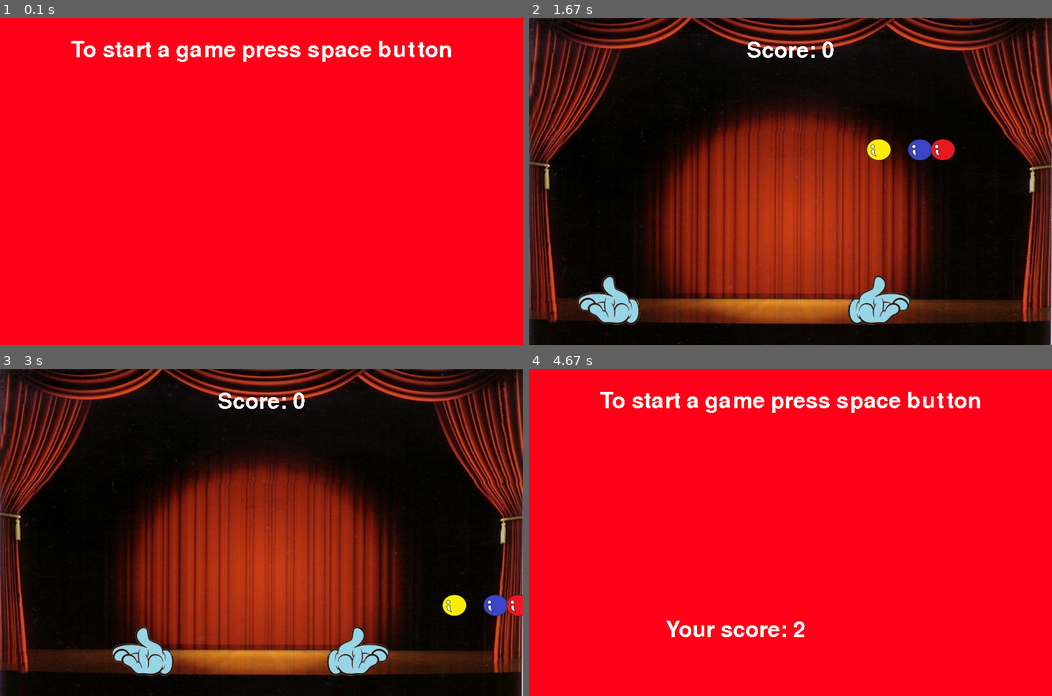
Above: before the commit, frames 1-4 (two rows, left to right).
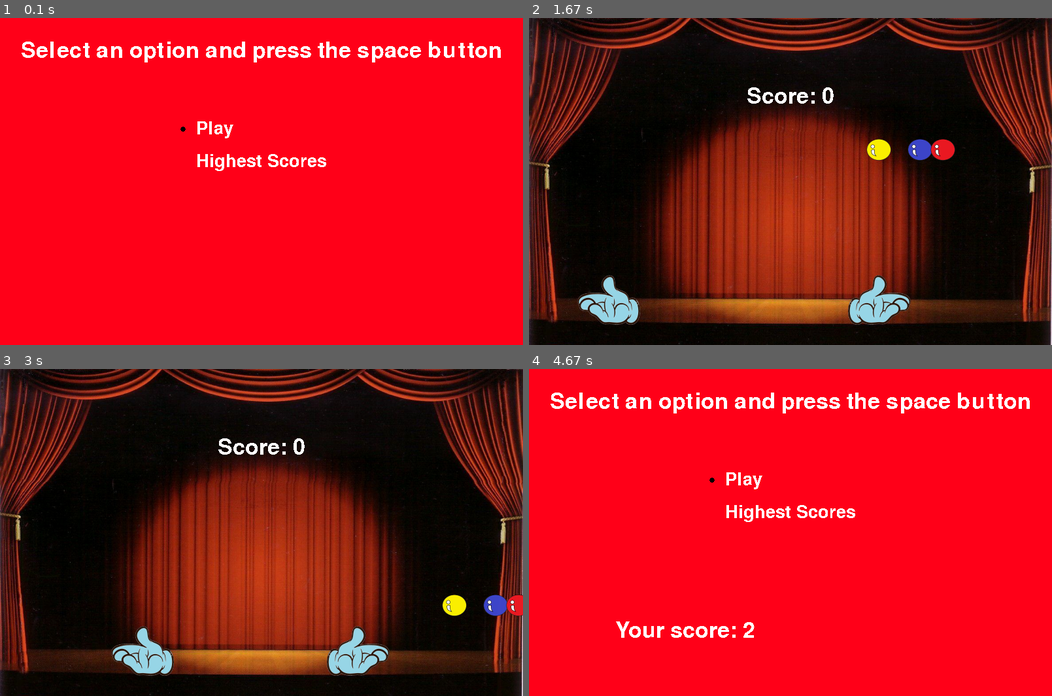
Above: after the commit, the same moments.

Repository: finziamit/PyGame
Game: pygame game, started from 2nd game/Juggle.py
Two runs of this game, one before a commit and one after it. Both use one fixed random seed, a clock stepped at 60 frames per second and the inputs below.
Inputs:
- Up to frame 1 (0.1 s): no input
- Up to frame 2 (1.67 s): tap Space at 0.33 s; hold Right 0.67-1.13 s; hold Left from 1.17 s (still down); hold A from 1.17 s (still down)
- Up to frame 3 (3 s): release Left at 1.7 s; release A at 1.7 s; hold Left 1.73-2.13 s; hold A 1.73-2.13 s; hold Right 2.17-2.8 s; hold D 2.17-2.8 s; hold Left from 2.83 s (still down); hold A from 2.83 s (still down)
- Up to frame 4 (4.67 s): release Left at 3.3 s; release A at 3.3 s; hold Right 3.33-3.8 s; hold D 3.33-3.8 s; hold Right 3.83-4.3 s; hold D 3.83-4.3 s

The runs differ from the first frame. In frame 1, 2.5% of the frame differs, in the area x 4-96%, y 7-47%; in frame 2, 0.6%; in frame 3, 0.6%; in frame 4, 3.3%, in the area x 4-96%, y 7-83%.

Commit message:
Add choice format to main screen

Diff:
--- a/2nd game/Juggle.py
+++ b/2nd game/Juggle.py
@@ -142,12 +142,25 @@
     yellow_ball = Ball('2nd game/graphics/balls/yellow_ball.png')
 
     test_font = font.Font(None, 50)
+    score_display_font = font.Font(None, 40)
+
     game_deactivated_screen_color = (255,0,24)
-    instructions_text_surface = test_font.render("To start a game press space button", False, 'white')
+    instructions_text_surface = test_font.render("Select an option and press the space button", False, 'white')
     instructions_text_rect = instructions_text_surface.get_rect(center = (400,50))
 
+    # Choice in main screen
+    play_option_surface = score_display_font.render("Play", False, 'white')
+    play_option_rect = play_option_surface.get_rect(midleft=(300,170))
+
+    top_scores_option_surface = score_display_font.render("Highest Scores", False, 'white')
+    top_scores_option_rect = top_scores_option_surface.get_rect(midleft=(300,220))
+
+    # Highest scores table
+    score_display_surface = score_display_font.render("#    Score   Date", False, 'white')
+    score_display_rect = score_display_surface.get_rect(center = (400,100))
+
     score_surface = test_font.render(f"Score: 0", False, 'white')
-    score_rect = score_surface.get_rect(center = (400, 50))
+    score_rect = score_surface.get_rect(center = (400, 120))
 
     balls = [blue_ball, red_ball, yellow_ball]
     game_active = False
@@ -161,6 +174,7 @@
 
     scores_DB = ScoresDB()
     score = -1
+    player_choice = 1
     while 1:
         for action in event.get():
                 if action.type == QUIT:
@@ -199,22 +213,33 @@
                         if action.key == K_a: move_left_hand_left = False
                 # end of if game active block
                 else:
+                    if action.type == KEYDOWN and action.key == K_UP:
+                        player_choice = 1
+
+                    if action.type == KEYDOWN and action.key == K_DOWN:
+                        player_choice = 2
+
                     if action.type == KEYDOWN and action.key == K_SPACE:
-                        game_active = True
-                        score_added = False
-                        score = 0
-                        right_hand.rect.x = 500
-                        left_hand.rect.x = 250
-                        for ball in balls:
-                            ball.first_touch = True
-                            start_point = (choice(range(350,450)), 40)
-                            ball.rect.midleft=start_point
-                            ball.ball_gravity = 0
-                            ball.direction = choice([-1, 1])
-                            ball.speed = 1
+                        if player_choice == 1:
+                            game_active = True
+                            score_added = False
+                            score = 0
+                            right_hand.rect.x = 500
+                            left_hand.rect.x = 250
+                            for ball in balls:
+                                ball.first_touch = True
+                                start_point = (choice(range(350,450)), 40)
+                                ball.rect.midleft=start_point
+                                ball.ball_gravity = 0
+                                ball.direction = choice([-1, 1])
+                                ball.speed = 1
+                        else:
+                            # TODO: display 'highest scores' screen
+                            pass
         # end of the event handler
-
+        print(player_choice)
         if game_active:
+            player_choice = 1
             # ball movement
             for ball in balls: ball.move_ball()
 
@@ -257,6 +282,10 @@
         else: # if game is not active
             screen.fill(game_deactivated_screen_color)
             screen.blit(instructions_text_surface, instructions_text_rect)
+            screen.blit(play_option_surface, play_option_rect)
+            screen.blit(top_scores_option_surface, top_scores_option_rect)
+            if player_choice == 1: draw.circle(screen, (0,0,0), [280,170], 4, 0)
+            else: draw.circle(screen, (0,0,0), [280,220], 4, 0)
 
             final_score_surface = test_font.render(f"Your score: {score}", False, 'white')
             final_score_rect = instructions_text_surface.get_rect(center = (500, 400))
